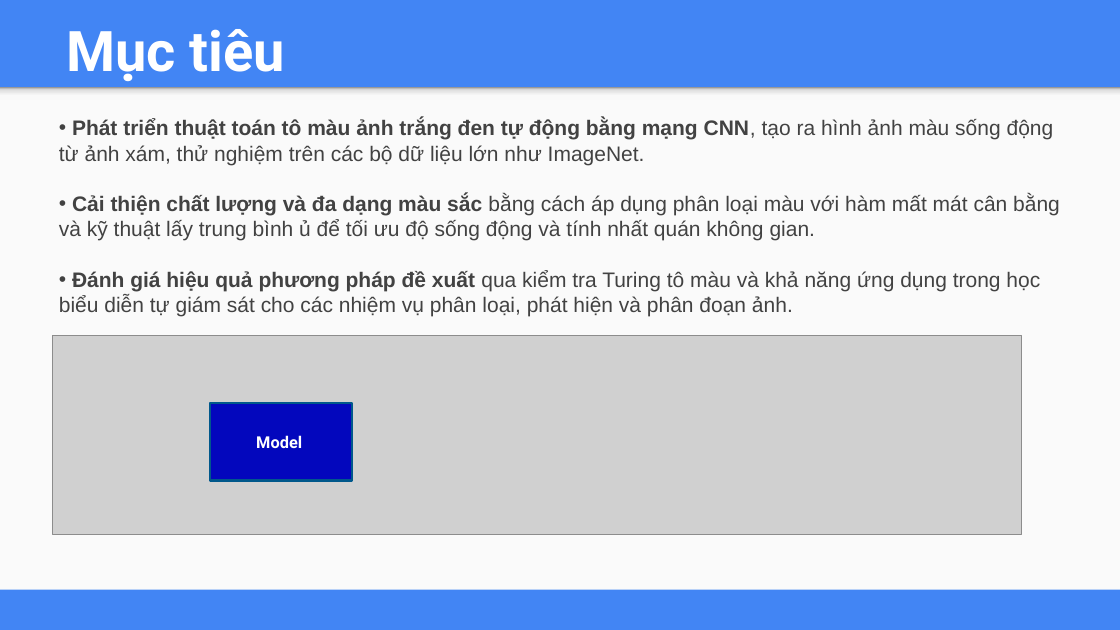
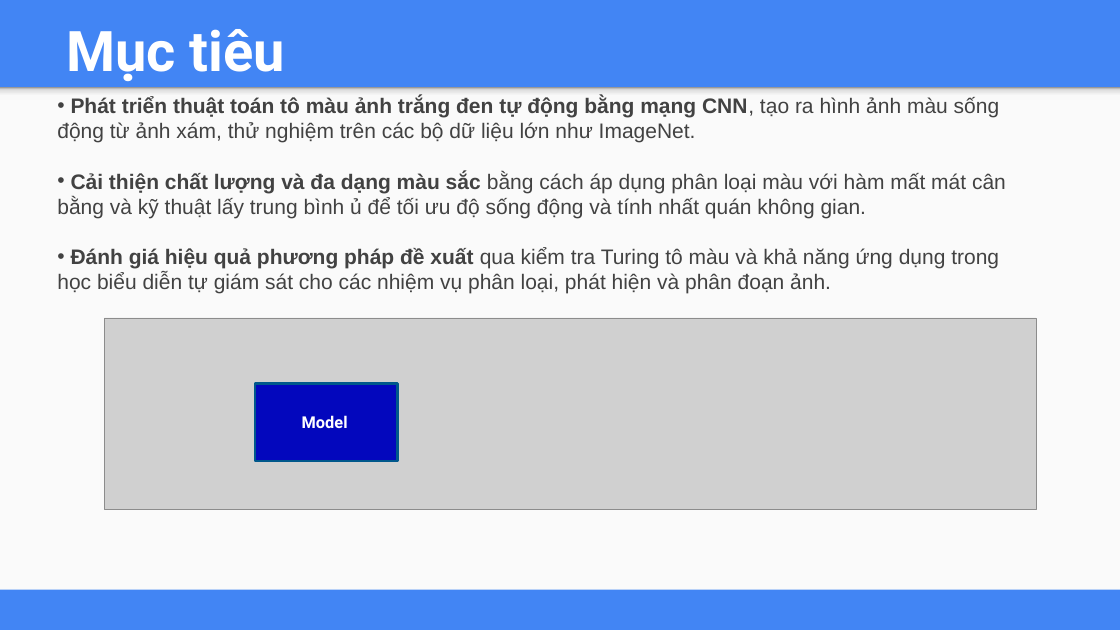
Before and after one commit to lekhanhhoang/influence-of-color, a slide deck: slide 10 of Báo cáo Final.pptx (slide 6 before the commit). Drawn at 1120x630 pixels with LibreOffice and Linux fonts; fonts in the diff are those of the drawing; grey boxes stand for pictures. Boxes give left, top, right and bottom in pixels: in the first picture for what was removed or moved away, otherwise in the second. Text is boxed around its words. In the diff, an @@ line names an element or a change of style, - is before the commit and + after.

```diff
--- a/Báo cáo Final.pptx
+++ b/Báo cáo Final.pptx
@@ text "Phát triển thuật toán tô ..." rewrapped from <box>59,119,1060,316</box> to <box>57,96,1006,294</box> @@
@@ picture: place and size @@
-picture at <box>53,335,1023,534</box>
+picture at <box>104,318,1036,510</box>
@@ rectangle: place and size @@
-rectangle at <box>210,403,352,481</box>
+rectangle at <box>255,384,397,461</box>
@@ text "Model": place and size @@
-text "Model" at <box>256,435,302,448</box>
+text "Model" at <box>302,415,348,428</box>
```
Also in this commit, not shown: 6 other slides changed, 8 slides added.
